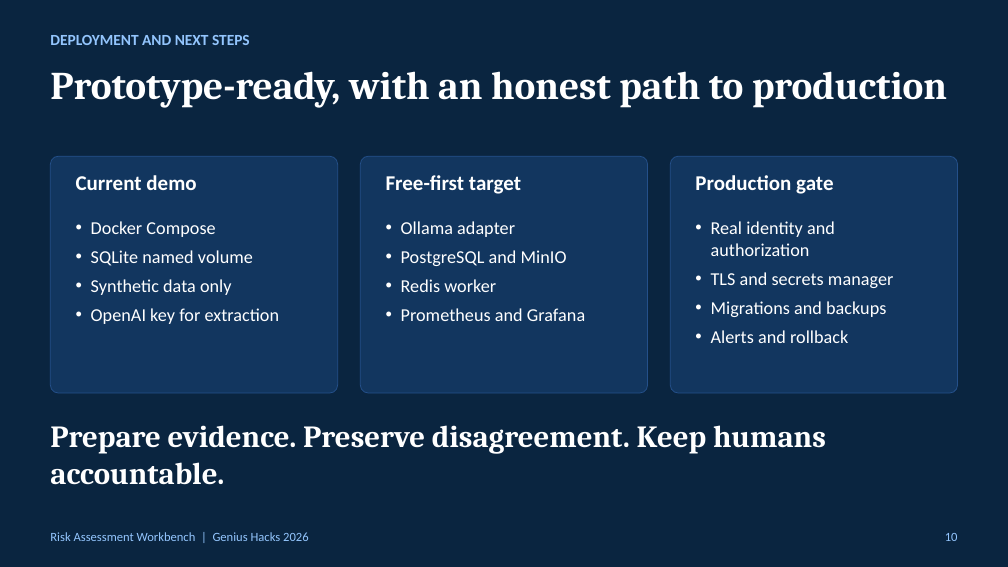
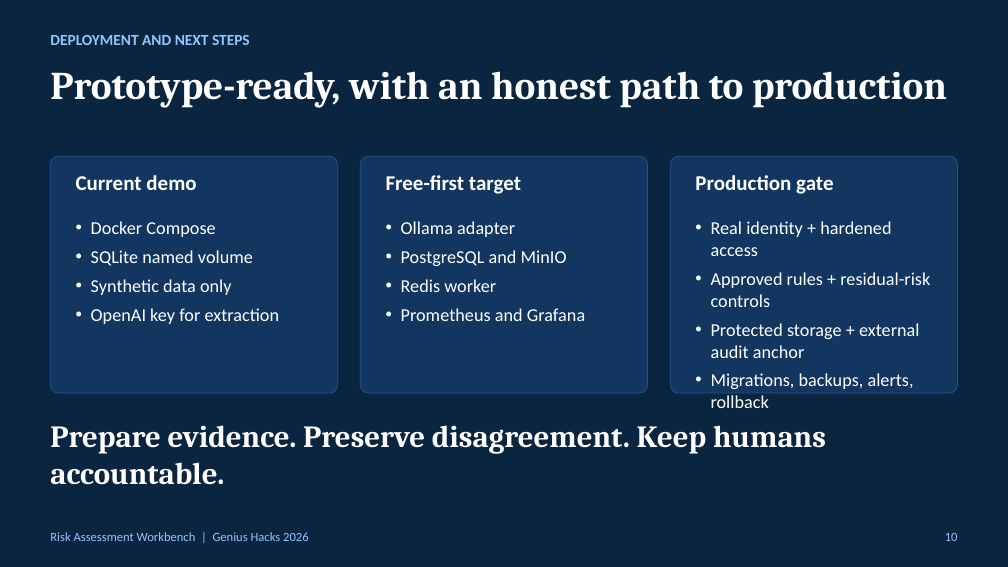
Before and after one commit to ebtenorio-myridius/geniushack3, a slide deck: slide 10 of docs/presentation/Risk_Assessment_Workbench_Genius_Hacks_2026.pptx. Drawn at 1008x567 pixels with LibreOffice and Linux fonts; fonts in the diff are those of the drawing. Boxes give left, top, right and bottom in pixels: in the first picture for what was removed or moved away, otherwise in the second. Text is boxed around its words. In the diff, an @@ line names an element or a change of style, - is before the commit and + after.

```diff
--- a/docs/presentation/Risk_Assessment_Workbench_Genius_Hacks_2026.pptx
+++ b/docs/presentation/Risk_Assessment_Workbench_Genius_Hacks_2026.pptx
@@ text at bbox=[711, 221, 930, 389]: text changed @@
-• Real identity and authorization
-• TLS and secrets manager
-• Migrations and backups
-• Alerts and rollback
+• Real identity + hardened access
+• Approved rules + residual-risk controls
+• Protected storage + external audit anchor
+• Migrations, backups, alerts, rollback
```
Also in this commit, not shown: 4 other slides changed, 6 other files.
